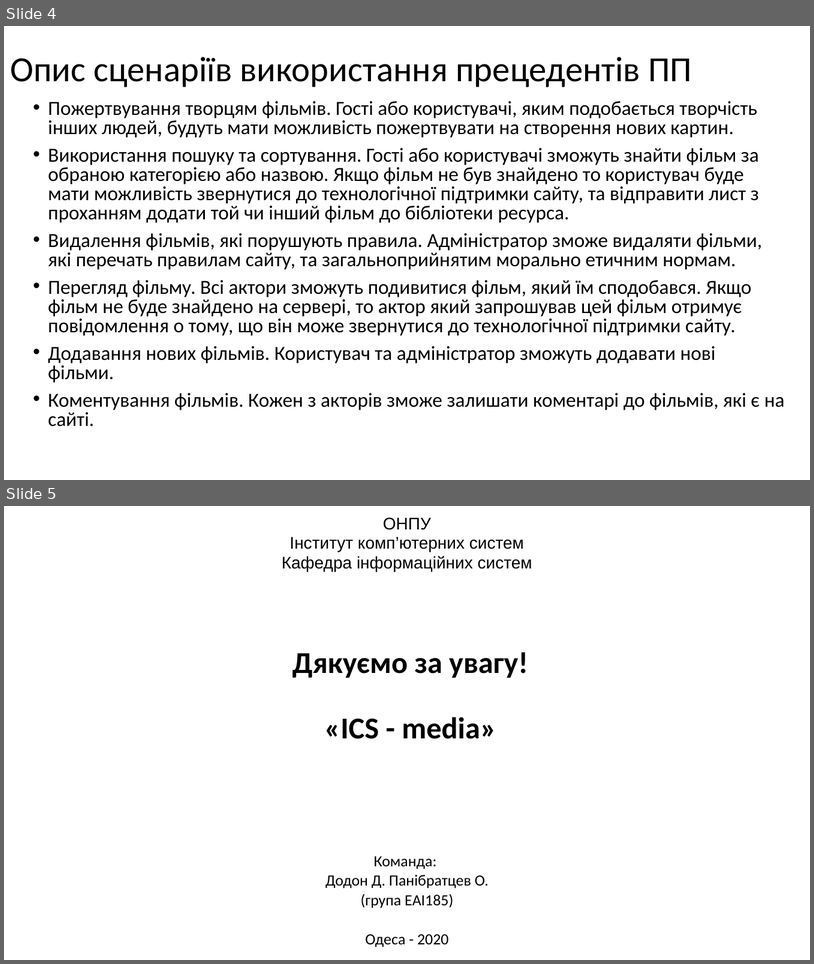
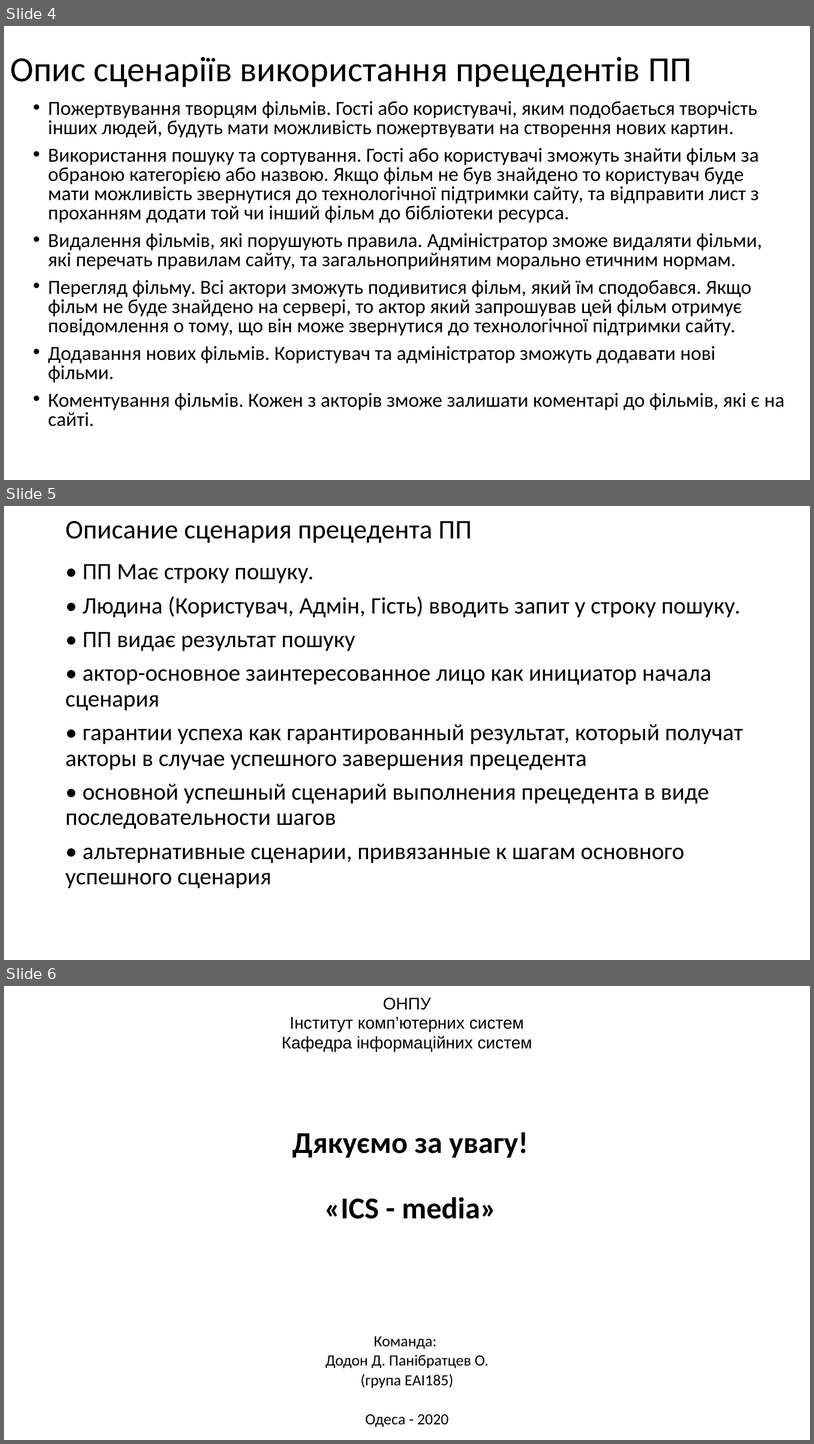
Before and after one commit to elxaz/kursa4AI, a slide deck: pract 2.pptx. Shown one above the other, each under a label of ours: slides 4 and 5 before the commit, slides 4, 5 and 6 after it. The pictures are 814x964 and 814x1444 pixels, drawn with LibreOffice and Linux fonts; fonts in the diff are those of the drawing. Boxes give left, top, right and bottom in pixels: in the first picture for what was removed or moved away, otherwise in the second. Text is boxed around its words. In the diff, an @@ line names an element or a change of style, - is before the commit and + after.

```diff
--- a/pract 2.pptx
+++ b/pract 2.pptx
@@ slide 5 added at (x1=4, y1=506, x2=810, y2=960), background #FFFFFF @@
@@ title added at (x1=65, y1=521, x2=472, y2=543), 32 pt, text #000000 @@
+Описание сценария прецедента ПП
@@ text added at (x1=65, y1=564, x2=743, y2=888), 28 pt, text #000000 @@
+• ПП Має строку пошуку.
+• Людина (Користувач, Адмін, Гість) вводить запит у строку пошуку.
+• ПП видає результат пошуку
+• актор-основное заинтересованное лицо как инициатор начала сценария
+• гарантии успеха как гарантированный результат, который получат акторы в случае успешного завершения прецедента
+• основной успешный сценарий выполнения прецедента в виде последовательности шагов
+• альтернативные сценарии, привязанные к шагам основного успешного сценария
@@ what was slide 5 is now slide 6 @@
```
Also in this commit, not shown: 2 other files.
